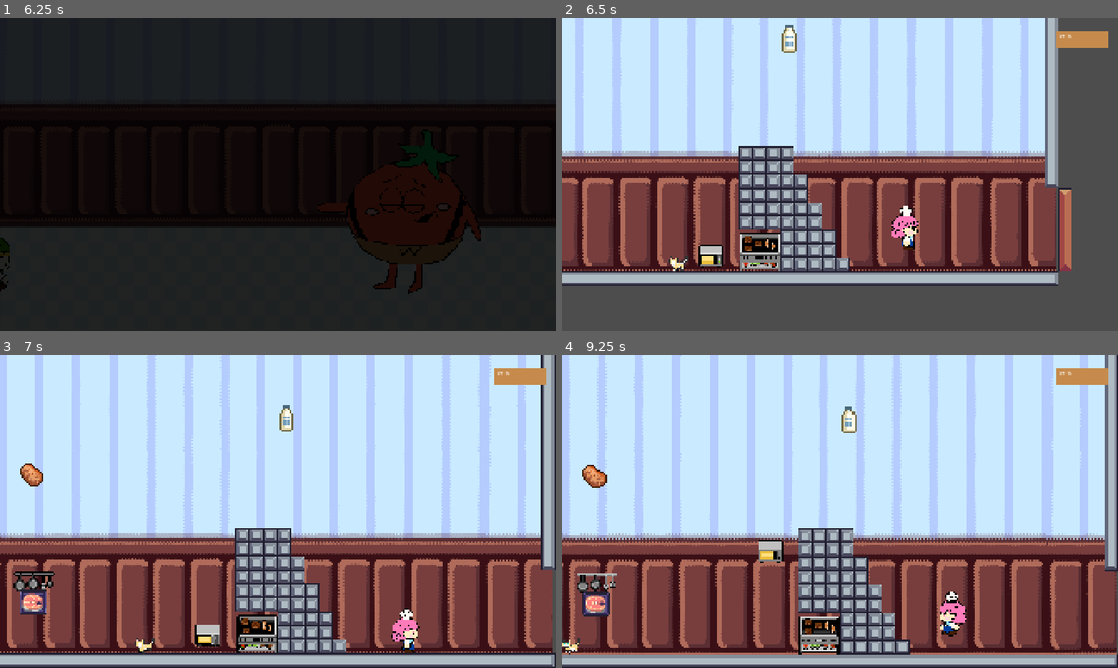
Above: before the commit, frames 1-4 (two rows, left to right).
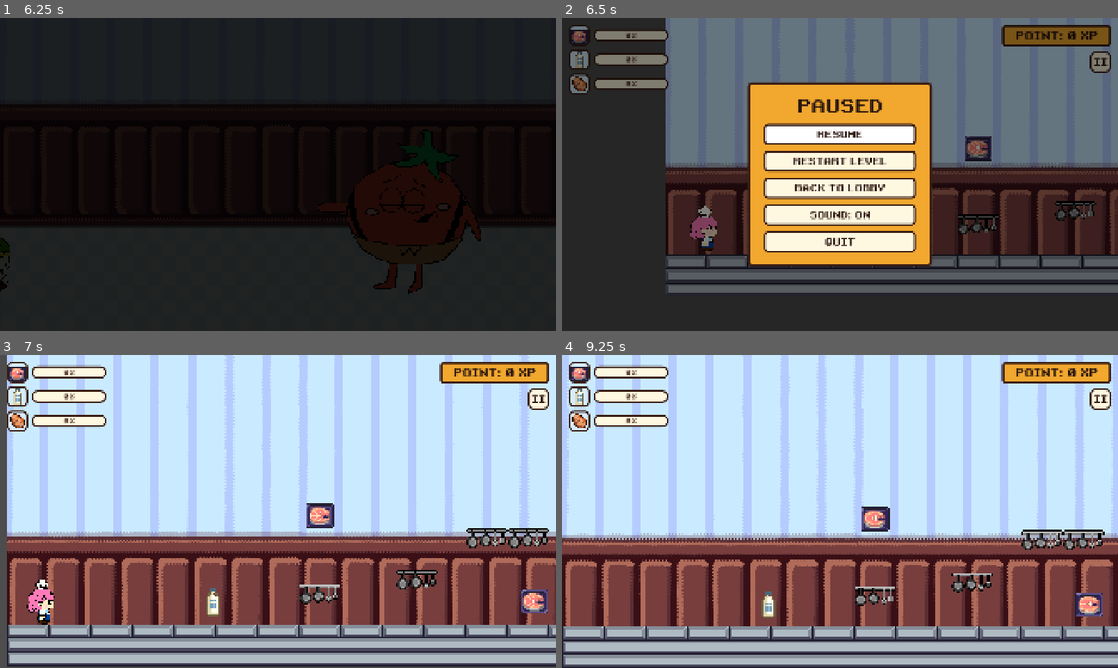
Above: after the commit, the same moments.

Repository: itspaulita/faster-chef-2
Game: Godot game, scene res://scenes/title_screen.tscn
Same seed, same stepped clock (60 frames per second), same inputs: the game is played once before the commit and once after it.
Inputs (mouse positions are in pixels of both pictures, inside the frame that each line leads up to):
- Up to frame 1 (6.25 s): click "START" at 0.5 s; click "PLAY" at 1.25 s; click "PLAY" at 2 s; tap Enter at 2.75 s; move the mouse to (400, 158) at 2.77 s; hold Right (right) 2.78-4.28 s; click (400, 158) at 2.92 s; tap Space (jump) at 3.02, 3.77, 5.27, 6.02 s; move the mouse to (166, 190) at 3.52 s; move the mouse to (333, 105) at 4.27 s; hold Left (left) 4.28-5.03 s; move the mouse to (250, 237) at 5.02 s; hold Right (right) from 5.03 s (still down); click (250, 237) at 5.17 s; move the mouse to (444, 221) at 5.77 s
- Up to frame 2 (6.5 s): keep holding Right (right); tap Escape (restart_placeholder) at 6.4 s
- Up to frame 3 (7 s): release Right (right) at 6.5 s; click (278, 498) at 6.5 s, where only the run after the commit has a clickable "RESTART LEVEL"
- Up to frame 4 (9.25 s): move the mouse to (673, 464) at 7.27 s; hold Left (left) 7.28-8.03 s; tap Space (jump) at 7.52, 9.02 s; move the mouse to (867, 511) at 8.02 s; hold Right (right) 8.03-8.78 s; click (867, 511) at 8.17 s; move the mouse to (756, 433) at 8.77 s; hold Left (left) from 8.78 s (still down)

Frame 1 is identical in both runs. In frame 2, 93% of the frame differs, in the area x 0-100%, y 0-100%; in frame 3, 45%; in frame 4, 36%.

Commit message:
merge conflict solved

Diff:
--- a/scenes/levels/level_1.tscn
+++ b/scenes/levels/level_1.tscn
@@ -1132,7 +1132,7 @@
 position = Vector2(1397, 149.66667)
 
 [node name="Player 1" parent="." unique_id=697734632 instance=ExtResource("3_nsrm0")]
-position = Vector2(1820.6666, 295)
+position = Vector2(40.666664, 280.66666)
 
 [node name="cats" type="Node2D" parent="." unique_id=1801766643]
 
--- a/scenes/main.tscn
+++ b/scenes/main.tscn
@@ -1,45 +1,16 @@
 [gd_scene format=3 uid="uid://c5lrmwnwknm46"]
 
 [ext_resource type="Script" uid="uid://cuxtws6xv50va" path="res://scripts/main.gd" id="2_0wfyh"]
-
-[sub_resource type="StyleBoxFlat" id="StyleBoxFlat_ejf1h"]
-bg_color = Color(0.7770518, 0.5453932, 0.29766837, 1)
+[ext_resource type="PackedScene" path="res://scenes/hud.tscn" id="2_jyhfs"]
+[ext_resource type="PackedScene" path="res://scenes/notifications.tscn" id="3_tbgi4"]
+[ext_resource type="PackedScene" path="res://scenes/modal_popup.tscn" id="4_tefeu"]
 
 [node name="Main" type="Node2D" unique_id=625426806]
 script = ExtResource("2_0wfyh")
 
-[node name="HUD" type="CanvasLayer" parent="." unique_id=1515727181]
+[node name="Hud" parent="." unique_id=676852169 instance=ExtResource("2_jyhfs")]
+ingredient_frames = Array[int]([3, 6, 2])
 
-[node name="Score_Placeholder" type="Panel" parent="HUD" unique_id=747951976]
-offset_left = 1706.0
-offset_top = 45.0
-offset_right = 1886.0
-offset_bottom = 101.0
-theme_override_styles/panel = SubResource("StyleBoxFlat_ejf1h")
+[node name="Notifications" parent="." unique_id=228614035 instance=ExtResource("3_tbgi4")]
 
-[node name="Score_label" type="Label" parent="HUD/Score_Placeholder" unique_id=91188462]
-layout_mode = 1
-anchors_preset = 8
-anchor_left = 0.5
-anchor_top = 0.5
-anchor_right = 0.5
-anchor_bottom = 0.5
-offset_left = -77.5
-offset_top = -21.5
-offset_right = 77.5
-offset_bottom = 21.5
-grow_horizontal = 2
-grow_vertical = 2
-text = "SCORE:"
-max_lines_visible = 1
-
-[node name="Message_Placeholder" type="Label" parent="HUD" unique_id=1771905916]
-custom_minimum_size = Vector2(0, 80)
-anchors_preset = 5
-anchor_left = 0.5
-anchor_right = 0.5
-offset_left = -151.0
-offset_top = 2.0
-offset_right = 146.0
-offset_bottom = 82.0
-grow_horizontal = 2
+[node name="ModalPopup" parent="." unique_id=423898115 instance=ExtResource("4_tefeu")]
--- a/scripts/main.gd
+++ b/scripts/main.gd
@@ -1,60 +1,88 @@
 extends Node2D
-## Holds the current level. Loads, restarts and switches levels.
-@onready var score_label: Label = $HUD/Score_Placeholder/Score_label ## Placeholder
-
-@onready var message_placeholder: Label = $HUD/Message_Placeholder ## Placeholder
-var message_count := 0
+## Holds the current level and connects it to the HUD, notifications and popup.
 
 const LEVELS: Array[String] = [
 	"res://scenes/levels/level_1.tscn",
 	# Add level_2, level_3, level_4 here later.
 ]
+## Which HUD row shows which ingredient. Must match the Hud's Ingredient Frames order.
+const INGREDIENT_ROWS := { "salmon": 0, "cream": 1, "potato": 2 }
+
+@onready var hud: Hud = $Hud
+@onready var notifications: Notifications = $Notifications
+@onready var popup: ModalPopup = $ModalPopup
 
 var level_index := 0
 var current_level: Node
+var carried_xp := 0   # XP kept when moving from Phase 1 to the Phase 2-3 map
 
 
 func _ready() -> void:
 	load_level(0)
 
 
-func _unhandled_input(event: InputEvent) -> void:
-	if event.is_action_pressed("restart_placeholder"):
-		restart_level()
-
-
 func load_level(index: int) -> void:
-	if current_level:
-		# Remove the old level right away so its camera doesn't fight the new one.
-		remove_child(current_level)
-		current_level.queue_free()
 	level_index = index
-	current_level = load(LEVELS[index]).instantiate()
-	add_child(current_level)
-	_update_score(0)
-	if current_level.has_signal("xp_changed"):
-		current_level.xp_changed.connect(_update_score)
-	message_placeholder.text = ""     # ← only runs if the level has XP
-	if current_level.has_signal("message"):
-		current_level.message.connect(_show_message)
-
-
-func restart_level() -> void:
-	load_level(level_index)
+	carried_xp = 0
+	_show_scene(LEVELS[index])
 
 
 func next_level() -> void:
 	if level_index + 1 < LEVELS.size():
 		load_level(level_index + 1)
 
-func _update_score(total_xp: int) -> void:
-	score_label.text = "XP: %d" % total_xp
 
-func _show_message(text: String) -> void:
-	message_count += 1
-	var my_count := message_count
-	message_placeholder.text = text
-	await get_tree().create_timer(2.5).timeout
-	# Only clear it if no newer message replaced this one.
-	if my_count == message_count:
-		message_placeholder.text = ""
+func _show_scene(path: String) -> void:
+	if current_level:
+		# Remove the old scene right away so its camera doesn't fight the new one.
+		remove_child(current_level)
+		current_level.queue_free()
+	current_level = load(path).instantiate()
+	add_child(current_level)
+	hud.set_points(carried_xp, false)
+	_setup_ingredient_bars()
+	_connect_level_signals()
+
+
+func _setup_ingredient_bars() -> void:
+	if not "total_by_type" in current_level:
+		return
+	# A full bar = every piece of that ingredient in this level.
+	for type in INGREDIENT_ROWS:
+		var row: int = INGREDIENT_ROWS[type]
+		hud.ingredient_goals[row] = current_level.total_by_type.get(type, 0)
+		hud.set_ingredient(row, 0, false)
+
+
+func _connect_level_signals() -> void:
+	if current_level.has_signal("xp_changed"):
+		current_level.xp_changed.connect(hud.set_points)
+	if current_level.has_signal("ingredient_progress"):
+		current_level.ingredient_progress.connect(_on_ingredient_progress)
+	if current_level.has_signal("message"):
+		current_level.message.connect(notifications.notify)
+	if current_level.has_signal("exit_opened"):
+		current_level.exit_opened.connect(_on_exit_opened)
+	if current_level.has_signal("phase_one_complete"):
+		current_level.phase_one_complete.connect(_on_phase_one_complete)
+
+
+func _on_ingredient_progress(type: String, have: int, _total: int) -> void:
+	if INGREDIENT_ROWS.has(type):
+		hud.set_ingredient(INGREDIENT_ROWS[type], have)
+
+
+func _on_exit_opened() -> void:
+	popup.open("The wall is open!\nWalk out to the right for Phase 2,\nor keep collecting for bonus XP.", ["Keep going"])
+
+
+func _on_phase_one_complete(final_xp: int) -> void:
+	carried_xp = final_xp
+	var next: String = current_level.next_phase_scene
+	if next != "" and ResourceLoader.exists(next):
+		# Deferred: we're inside a collision callback, so swap scenes after it.
+		_show_scene.call_deferred(next)
+	else:
+		# No Phase 2-3 map yet: freeze the level and show the result.
+		current_level.set_deferred("process_mode", Node.PROCESS_MODE_DISABLED)
+		popup.open("Phase 1 complete!\nXP: %d\n\nPhase 2 coming soon..." % final_xp, ["OK"])
